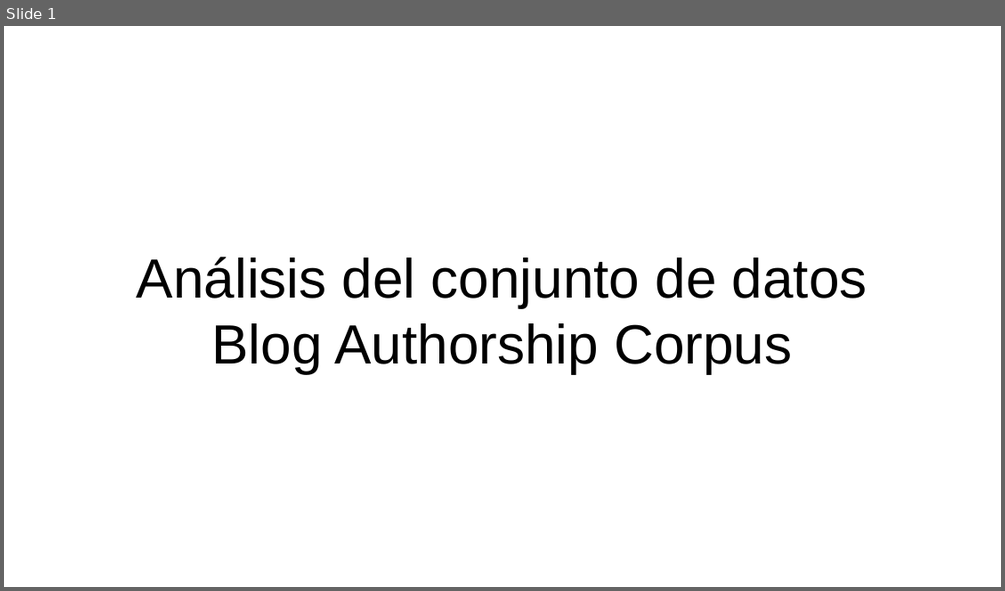
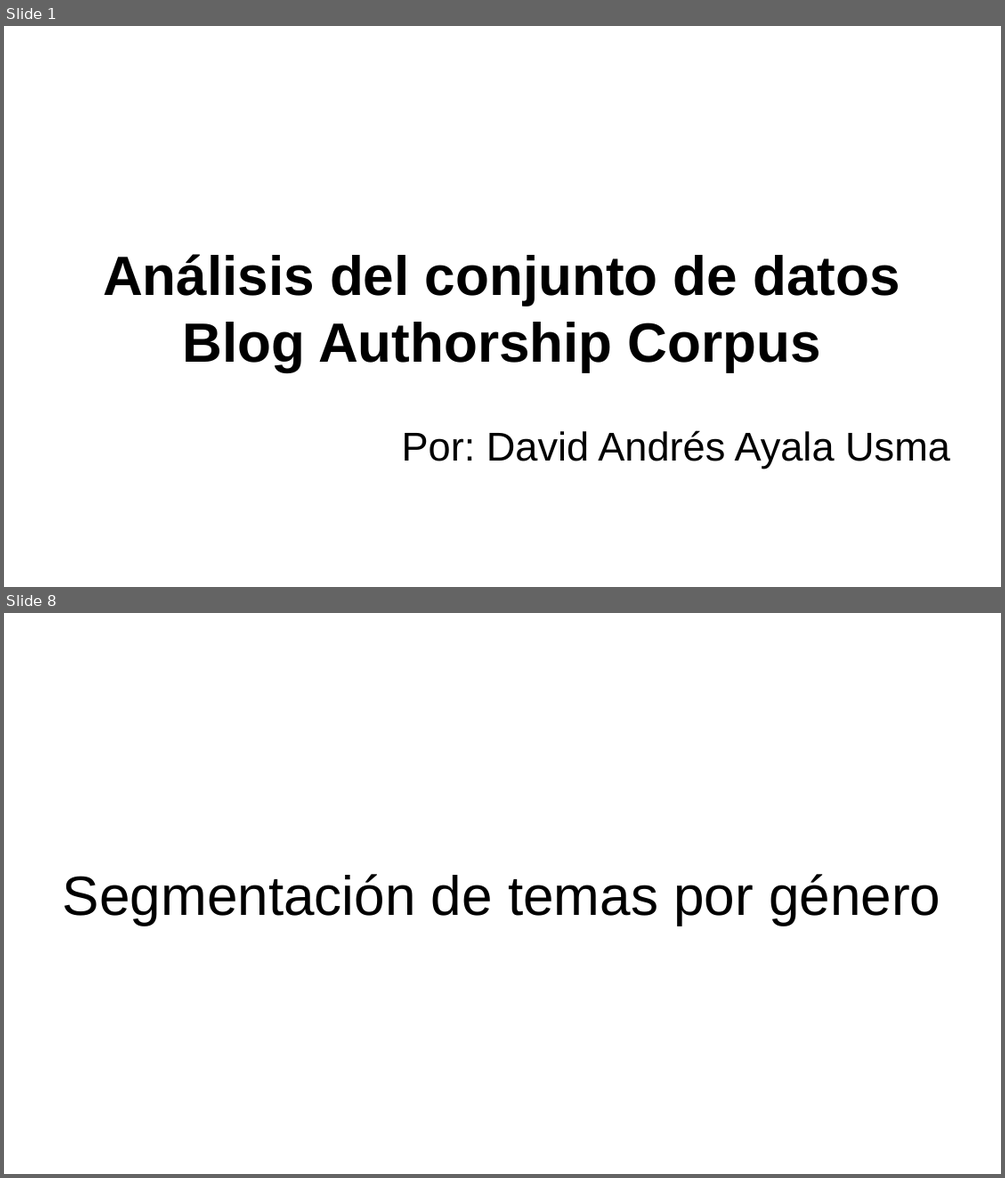
Before and after one commit to ayala-usma/test_Whale_Jaguar, a slide deck: Ayala-Usma_Whale_Jaguar_Test.pptx. Shown one above the other, each under a label of ours: slide 1 before the commit, slides 1 and 8 after it; the slides between them are not shown. The pictures are 1005x591 and 1005x1178 pixels, drawn with LibreOffice and Linux fonts; fonts in the diff are those of the drawing. Boxes give left, top, right and bottom in pixels: in the first picture for what was removed or moved away, otherwise in the second. Text is boxed around its words. In the diff, an @@ line names an element or a change of style, - is before the commit and + after.

```diff
--- a/Ayala-Usma_Whale_Jaguar_Test.pptx
+++ b/Ayala-Usma_Whale_Jaguar_Test.pptx
@@ slide 8 added at box(4, 613, 1001, 1174), background #FFFFFF @@
@@ text added at box(63, 874, 940, 925), 44 pt, text #000000 @@
+Segmentación de temas por género
@@ slide 1 changed as well @@
@@ text "Análisis del conjunto de datos ...": place and size @@
-text "Análisis del conjunto de datos ..." at box(137, 257, 867, 374)
+text "Análisis del conjunto de datos ..." at box(103, 254, 899, 371)
@@ text "Análisis del conjunto de datos ..." at box(103, 254, 899, 371): bold on @@
@@ text added at box(402, 430, 950, 467), 32 pt, text #000000 @@
+Por: David Andrés Ayala Usma
```
Also in this commit, not shown: 19 other slides added.
